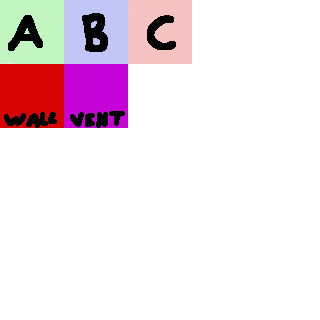
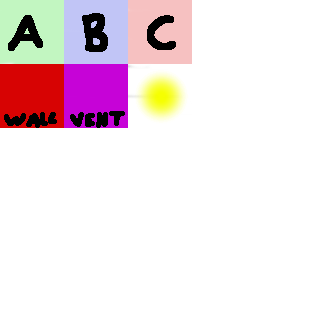
Revision of a layered 320 × 320 image; what changed, layer by layer:
added layer "tileLight copy" above "tileLight" over left=128, top=64, right=188, bottom=123
